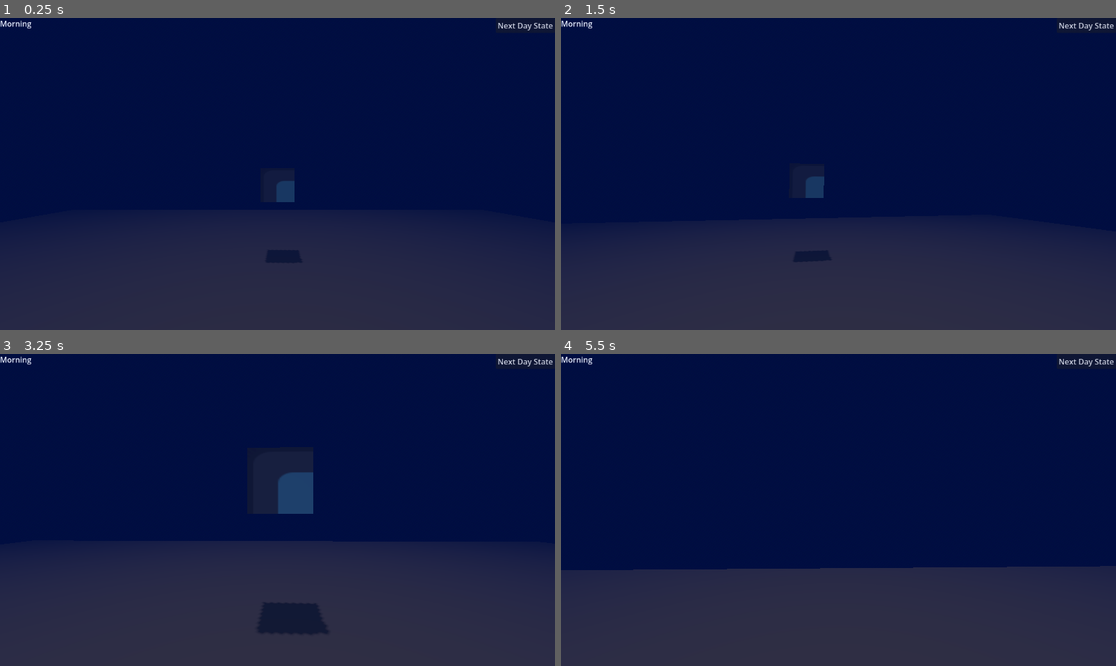
Above: before the commit, frames 1-4 (two rows, left to right).
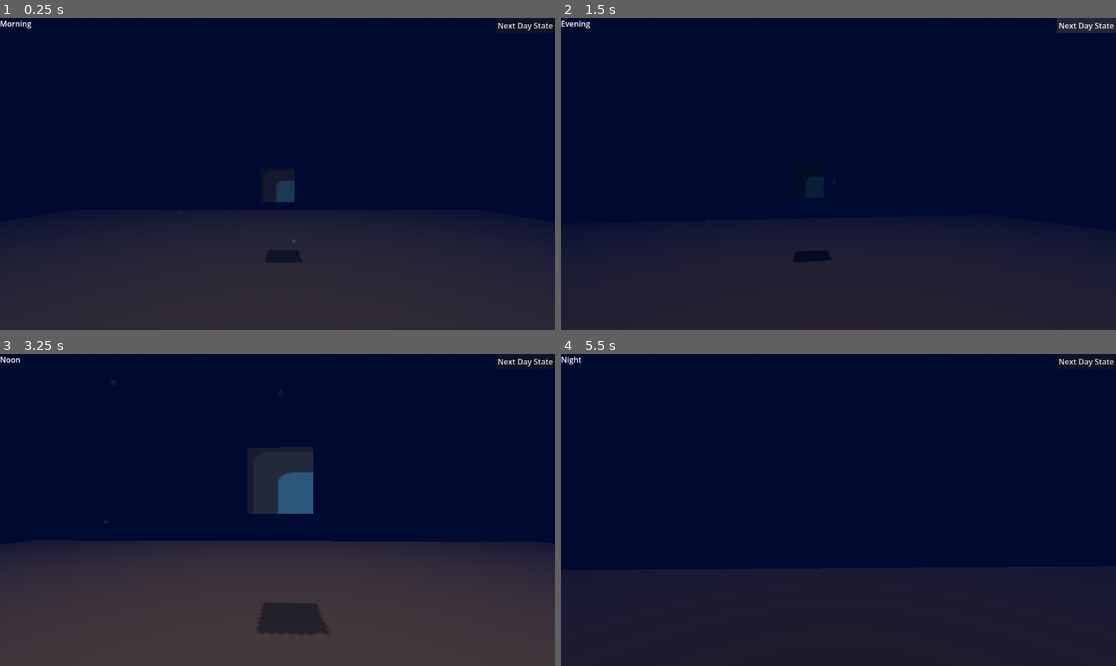
Above: after the commit, the same moments.

Repository: Jerrylikesgreen/MysteryGameJam
Game: Godot game, scene res://scenes/test_world.tscn
Same seed, same stepped clock (60 frames per second), same inputs: the game is played once before the commit and once after it. The engine's default icon, where the game draws it, is replaced by a stand-in: a white triangle on a blue panel in a dark square.
Inputs (mouse positions are in pixels of both pictures, inside the frame that each line leads up to):
- Up to frame 1 (0.25 s): no input
- Up to frame 2 (1.5 s): click "Next Day State" at 0.5 s; click "Next Day State" at 1.25 s
- Up to frame 3 (3.25 s): tap Enter at 2 s; move the mouse to (305, 510) at 2.02 s; hold W (forward) from 2.03 s (still down); tap E (interact) at 2.1, 2.85 s; click (305, 510) at 2.17 s; tap Space (jump) at 2.27, 3.02 s; move the mouse to (249, 510) at 2.77 s
- Up to frame 4 (5.5 s): keep holding W (forward); move the mouse to (849, 503) at 3.52 s; tap E (interact) at 3.6, 4.35, 5.1 s; move the mouse to (832, 516) at 4.27 s; click (832, 516) at 4.42 s; tap Space (jump) at 4.52, 5.27 s; move the mouse to (877, 513) at 5.02 s

The runs differ from the first frame. In frame 1, less than 0.1% of the frame differs, in the area x 1-54%, y 0-72%; in frame 2, 0.7%; in frame 3, less than 0.1%; in frame 4, 1.6%, in the area x 0-70%, y 0-100%.

Commit message:
Add bubble particle emitter and mesh
Add a SphereMesh resource (assets/bubble_mesh.tres) with a transparent StandardMaterial3D for bubble visuals, and a GPUParticles3D scene (scenes/bubble_particle_emitter.tscn) configured with a ParticleProcessMaterial (emission sphere, direction, spread, gravity, lifetime, low spawn amount). Integrate the emitter into test_world.tscn as two instances with transforms and add the PackedScene ext_resource reference. Remove the previous Underwater CanvasLayer/ColorRect overlay—replacing it with particle-based underwater ambiance.

Diff:
--- /dev/null
+++ b/mystery-game-jam/assets/bubble_mesh.tres
@@ -0,0 +1,11 @@
+[gd_resource type="SphereMesh" format=3 uid="uid://b31f2krckjwo"]
+
+[sub_resource type="StandardMaterial3D" id="StandardMaterial3D_7448y"]
+transparency = 1
+blend_mode = 1
+albedo_color = Color(0.7490196, 0.9490196, 0.96862745, 0.105882354)
+
+[resource]
+material = SubResource("StandardMaterial3D_7448y")
+radius = 0.05
+height = 0.1
--- /dev/null
+++ b/mystery-game-jam/scenes/bubble_particle_emitter.tscn
@@ -0,0 +1,21 @@
+[gd_scene format=3 uid="uid://c841q8nc83aky"]
+
+[ext_resource type="SphereMesh" uid="uid://b31f2krckjwo" path="res://assets/bubble_mesh.tres" id="1_rwfag"]
+
+[sub_resource type="ParticleProcessMaterial" id="ParticleProcessMaterial_xwrkq"]
+emission_shape = 1
+emission_sphere_radius = 2.0
+angle_min = -123.399994
+angle_max = 174.90001
+direction = Vector3(0, -1, 0)
+spread = 23.906
+gravity = Vector3(0.2, 1, 0.2)
+scale_min = 0.5
+
+[node name="BubbleParticleEmitter" type="GPUParticles3D" unique_id=452486647]
+amount = 5
+amount_ratio = 0.8447
+lifetime = 5.0
+randomness = 0.79
+process_material = SubResource("ParticleProcessMaterial_xwrkq")
+draw_pass_1 = ExtResource("1_rwfag")
--- a/mystery-game-jam/scenes/test_world.tscn
+++ b/mystery-game-jam/scenes/test_world.tscn
@@ -7,6 +7,7 @@
 [ext_resource type="Script" uid="uid://e4rof4p4qtj7" path="res://scripts/day_state_lable.gd" id="3_3263u"]
 [ext_resource type="Script" uid="uid://by1tk1828o2h6" path="res://scripts/day_state_options.gd" id="3_umbte"]
 [ext_resource type="Texture2D" uid="uid://dp70yeefp6u1x" path="res://icon.svg" id="7_xwrkq"]
+[ext_resource type="PackedScene" uid="uid://c841q8nc83aky" path="res://scenes/bubble_particle_emitter.tscn" id="8_nrstc"]
 
 [sub_resource type="StandardMaterial3D" id="StandardMaterial3D_kyfjp"]
 albedo_color = Color(0.13858852, 0.071602665, 1.8049032e-08, 1)
@@ -70,18 +71,14 @@
 text = "Day State"
 script = ExtResource("3_3263u")
 
-[node name="Underwater" type="CanvasLayer" parent="." unique_id=1897045142]
-
-[node name="ColorRect" type="ColorRect" parent="Underwater" unique_id=1268908524]
-anchors_preset = 15
-anchor_right = 1.0
-anchor_bottom = 1.0
-grow_horizontal = 2
-grow_vertical = 2
-color = Color(0.0046677203, 0.1912404, 0.8298654, 0.09803922)
-
 [node name="StaticBody3D" type="StaticBody3D" parent="." unique_id=2045648638]
 transform = Transform3D(1, 0, 0, 0, 1, 0, 0, 0, 1, 0, 2.7416613, -6.5149813)
 
 [node name="MeshInstance3D" type="MeshInstance3D" parent="StaticBody3D" unique_id=256679891]
 mesh = SubResource("BoxMesh_7448y")
+
+[node name="GPUParticles3D" parent="." unique_id=452486647 instance=ExtResource("8_nrstc")]
+transform = Transform3D(1, 0, 0, 0, 1, 0, 0, 0, 1, -0.10653758, 2.1493397, -6.4687667)
+
+[node name="GPUParticles3D2" parent="." unique_id=1829008494 instance=ExtResource("8_nrstc")]
+transform = Transform3D(1, 0, 0, 0, 1, 0, 0, 0, 1, -3.2417061, 2.1493397, -6.4687667)
